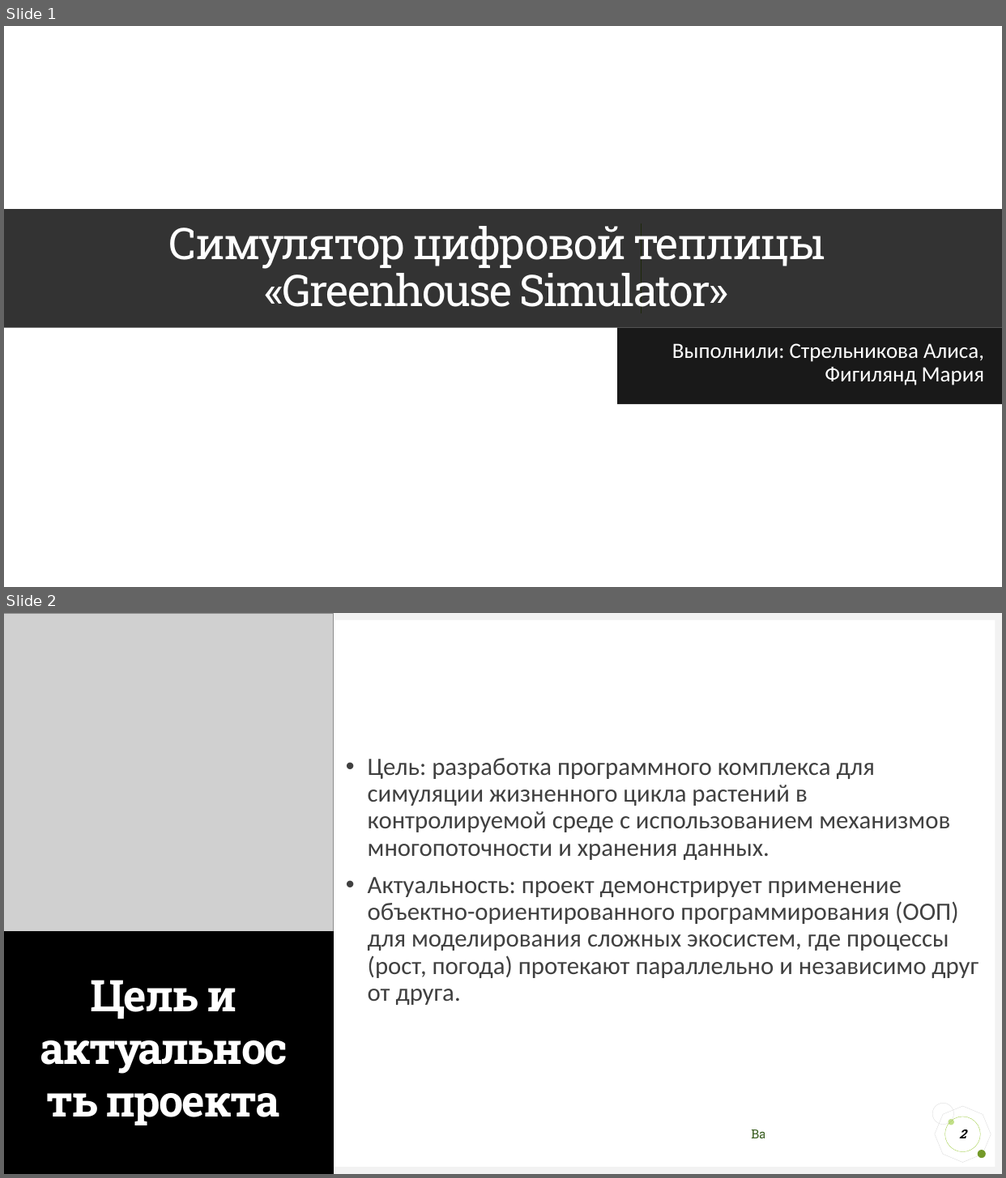
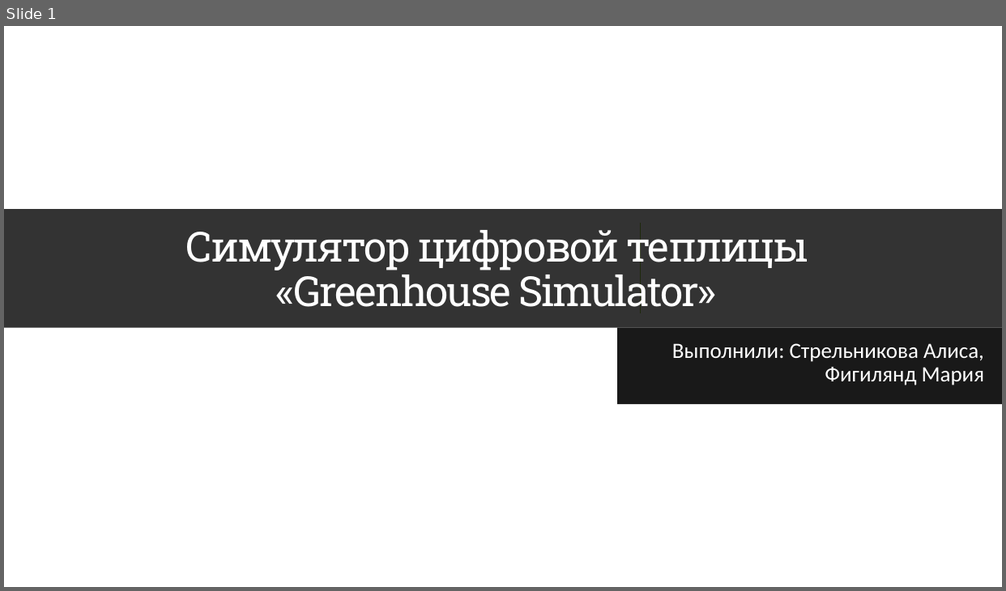
Before and after one commit to TenebressA1/GreenhouseSimulator, a slide deck: Презентация_Greenhouse.pptx. Shown one above the other, each under a label of ours: slides 1 and 2 before the commit, slide 1 after it. The pictures are 1006x1178 and 1006x591 pixels, drawn with LibreOffice and Linux fonts; fonts in the diff are those of the drawing; grey boxes stand for pictures; background and template pictures are left out. Boxes give left, top, right and bottom in pixels: in the first picture for what was removed or moved away, otherwise in the second. Text is boxed around its words. In the diff, an @@ line names an element or a change of style, - is before the commit and + after.

```diff
--- a/Презентация_Greenhouse.pptx
+++ b/Презентация_Greenhouse.pptx
@@ slide 2 removed at box(4, 613, 1002, 1174), background #FFFFFF @@
@@ rectangle removed at box(4, 613, 1002, 619) @@
@@ rectangle removed at box(4, 613, 11, 1174) @@
@@ picture removed at box(4, 613, 334, 931) @@
@@ rectangle removed at box(995, 613, 1002, 1174) @@
@@ text removed at box(368, 758, 978, 1005) @@
-• Цель: разработка программного комплекса для симуляции жизненного цикла растений в контролируемой среде с использованием механизмов многопоточности и хранения данных.
-• Актуальность: проект демонстрирует применение объектно-ориентированного программирования (ООП) для моделирования сложных экосистем, где процессы (рост, погода) протекают параллельно и независимо друг от друга.
@@ title removed at box(4, 931, 334, 1174) @@
-Цель и актуальность проекта
@@ rectangle removed at box(765, 1117, 928, 1152) @@
@@ octagon removed at box(929, 1101, 996, 1168) @@
@@ ellipse removed at box(932, 1103, 953, 1124) @@
@@ page number removed at box(945, 1117, 980, 1152) @@
-2
@@ ellipse removed at box(948, 1119, 954, 1125) @@
@@ text removed at box(751, 1130, 778, 1139) @@
-Ваш логотип или название
@@ rectangle removed at box(4, 1168, 1002, 1174) @@
@@ ellipse removed at box(978, 1151, 987, 1159) @@
@@ slide 1 changed as well @@
@@ title "Симулятор цифровой теплицы «Greenhouse Simulator»" at box(4, 209, 1002, 328): size 42 to 40 pt @@
@@ line (641, 224) - (641, 314): stroke #9ACB39 0.5 pt to #9ACB39 0.75 pt @@
```
Also in this commit, not shown: 12 other slides changed, 4 slides added, 10 other slides removed, 1 other file.
